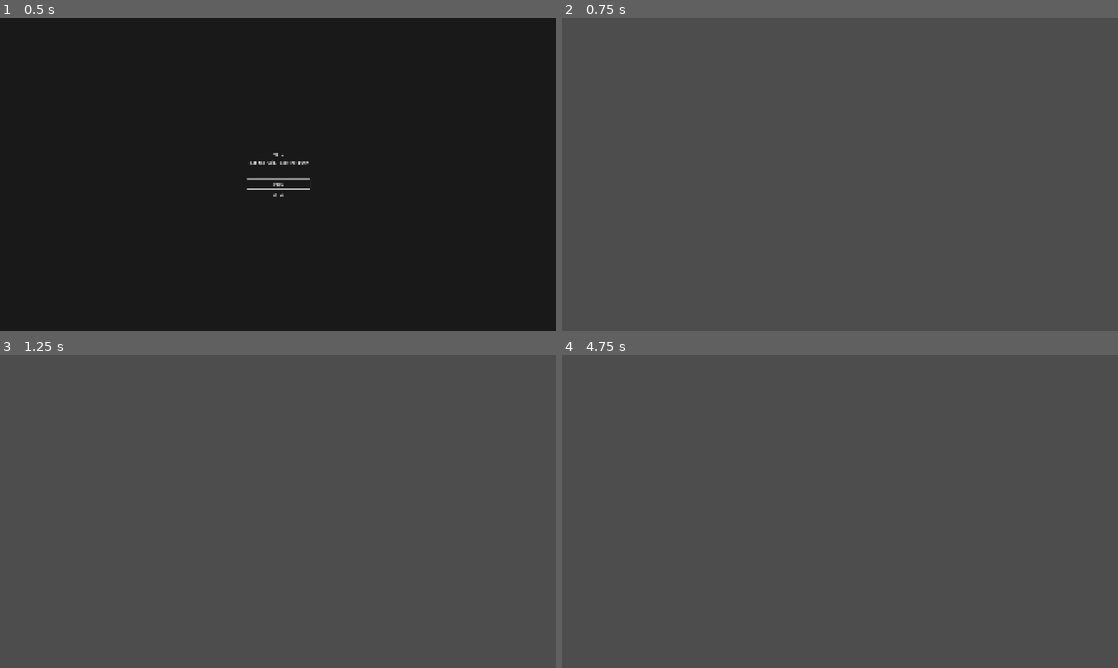
Above: before the commit, frames 1-4 (two rows, left to right).
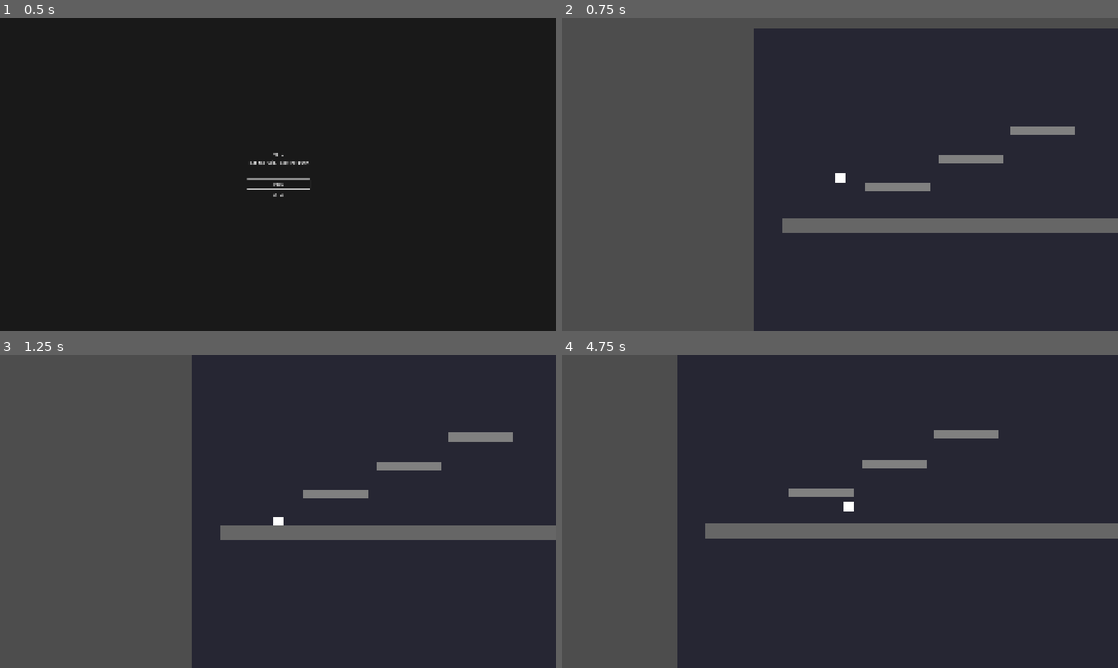
Above: after the commit, the same moments.

Repository: JavierIslas/GGJ26
Game: Godot game, scene res://scenes/main_menu.tscn
Same seed, same stepped clock (60 frames per second), same inputs: the game is played once before the commit and once after it.
Inputs:
- Up to frame 1 (0.5 s): no input
- Up to frame 2 (0.75 s): click "Play" at 0.5 s
- Up to frame 3 (1.25 s): no input
- Up to frame 4 (4.75 s): hold D (move_right) 1.28-2.78 s; tap Space (jump) at 1.52, 2.27, 3.77, 4.52 s; hold A (move_left) 2.78-3.53 s; hold D (move_right) from 3.53 s (still down)

Frame 1 is identical in both runs. In frame 2, 63% of the frame differs, in the area x 34-100%, y 3-100%; in frame 3, 66%; in frame 4, 79%, in the area x 20-100%, y 0-100%.

Commit message:
feat: Add simplified test level without TileMap
- Created test_level_simple.tscn with StaticBody2D platforms
- Uses simple Sprite2D for visual representation
- Includes floor, 3 platforms at different heights, side walls
- Background ColorRect for visual context
- Updated main_menu.gd to load simplified level

This approach is faster for prototyping in a Game Jam
vs configuring complex TileSet/TileMap.

TileMap can be added later for Level 1-3 with proper art.

Co-Authored-By: Claude Sonnet 4.5 <noreply@anthropic.com>

Diff:
--- a/project.godot
+++ b/project.godot
@@ -26,7 +26,6 @@
 window/size/viewport_width=1920
 window/size/viewport_height=1080
 window/size/mode=2
-window/size/resizable=true
 window/stretch/mode="canvas_items"
 
 [input]
--- a/scenes/characters/player.tscn
+++ b/scenes/characters/player.tscn
@@ -1,21 +1,20 @@
-[gd_scene load_steps=3 format=3 uid="uid://player_001"]
+[gd_scene load_steps=4 format=3 uid="uid://bubhj7r567uy1"]
 
-[ext_resource type="Script" path="res://scripts/core/player_controller.gd" id="1"]
+[ext_resource type="Script" uid="uid://cm8tvgaokhjyk" path="res://scripts/core/player_controller.gd" id="1"]
+[ext_resource type="Texture2D" uid="uid://clrw62xcbpj7r" path="res://assets/sprites/placeholder/PLACEHOLDER_player.png" id="2_yewv4"]
 
 [sub_resource type="RectangleShape2D" id="RectangleShape2D_1"]
 size = Vector2(28, 30)
 
 [node name="Player" type="CharacterBody2D"]
 collision_layer = 2
-collision_mask = 1
 script = ExtResource("1")
 
 [node name="CollisionShape2D" type="CollisionShape2D" parent="."]
 shape = SubResource("RectangleShape2D_1")
 
 [node name="Sprite2D" type="Sprite2D" parent="."]
-modulate = Color(1, 1, 1, 1)
-texture = null
+texture = ExtResource("2_yewv4")
 
 [node name="AnimationPlayer" type="AnimationPlayer" parent="."]
 
@@ -29,4 +28,3 @@
 
 [node name="Camera2D" type="Camera2D" parent="."]
 position_smoothing_enabled = true
-position_smoothing_speed = 5.0
--- a/scenes/levels/test_level.tscn
+++ b/scenes/levels/test_level.tscn
@@ -1,21 +1,23 @@
-[gd_scene load_steps=4 format=3 uid="uid://test_level_001"]
+[gd_scene load_steps=6 format=3 uid="uid://dqsr6fw1kla1v"]
 
-[ext_resource type="PackedScene" uid="uid://player_001" path="res://scenes/characters/player.tscn" id="1"]
+[ext_resource type="PackedScene" uid="uid://bubhj7r567uy1" path="res://scenes/characters/player.tscn" id="1"]
 
-[sub_resource type="TileSetAtlasSource" id="TileSetAtlasSource_1"]
-texture_region_size = Vector2i(32, 32)
+[sub_resource type="TileSet" id="TileSet_jbqir"]
+tile_size = Vector2i(32, 32)
 
-[sub_resource type="TileSet" id="TileSet_1"]
-tile_size = Vector2i(32, 32)
-physics_layer_0/collision_layer = 1
-physics_layer_0/collision_mask = 0
-sources/0 = SubResource("TileSetAtlasSource_1")
+[sub_resource type="RectangleShape2D" id="RectangleShape2D_jbqir"]
+size = Vector2(1500, 50)
+
+[sub_resource type="RectangleShape2D" id="RectangleShape2D_yautc"]
+size = Vector2(150, 20)
+
+[sub_resource type="RectangleShape2D" id="RectangleShape2D_fr1um"]
+size = Vector2(150, 20)
 
 [node name="TestLevel" type="Node2D"]
 
-[node name="TileMap" type="TileMap" parent="."]
-tile_set = SubResource("TileSet_1")
-format = 2
+[node name="TileMapLayer" type="TileMapLayer" parent="."]
+tile_set = SubResource("TileSet_jbqir")
 
 [node name="Player" parent="." instance=ExtResource("1")]
 position = Vector2(100, 400)
@@ -27,13 +29,16 @@
 
 [node name="Floor" type="CollisionShape2D" parent="WorldBounds"]
 position = Vector2(750, 580)
+shape = SubResource("RectangleShape2D_jbqir")
 
 [node name="Platform1" type="StaticBody2D" parent="."]
 position = Vector2(400, 400)
 
 [node name="CollisionShape2D" type="CollisionShape2D" parent="Platform1"]
+shape = SubResource("RectangleShape2D_yautc")
 
 [node name="Platform2" type="StaticBody2D" parent="."]
 position = Vector2(700, 300)
 
 [node name="CollisionShape2D" type="CollisionShape2D" parent="Platform2"]
+shape = SubResource("RectangleShape2D_fr1um")
--- /dev/null
+++ b/scenes/levels/test_level_simple.tscn
@@ -0,0 +1,87 @@
+[gd_scene load_steps=4 format=3 uid="uid://test_level_simple"]
+
+[ext_resource type="PackedScene" uid="uid://bubhj7r567uy1" path="res://scenes/characters/player.tscn" id="1"]
+[ext_resource type="Texture2D" uid="uid://clrw62xcbpj7r" path="res://assets/sprites/placeholder/PLACEHOLDER_player.png" id="2"]
+
+[sub_resource type="RectangleShape2D" id="floor_shape"]
+size = Vector2(1500, 50)
+
+[node name="TestLevel" type="Node2D"]
+
+[node name="Background" type="ColorRect" parent="."]
+offset_left = -100.0
+offset_top = -100.0
+offset_right = 1900.0
+offset_bottom = 1180.0
+color = Color(0.15, 0.15, 0.2, 1)
+
+[node name="Player" parent="." instance=ExtResource("1")]
+position = Vector2(200, 400)
+
+[node name="SpawnPoint" type="Marker2D" parent="." groups=["spawn_point"]]
+position = Vector2(200, 400)
+
+[node name="Platforms" type="Node2D" parent="."]
+
+[node name="Floor" type="StaticBody2D" parent="Platforms"]
+position = Vector2(750, 580)
+
+[node name="CollisionShape2D" type="CollisionShape2D" parent="Platforms/Floor"]
+shape = SubResource("floor_shape")
+
+[node name="Sprite2D" type="Sprite2D" parent="Platforms/Floor"]
+modulate = Color(0.4, 0.4, 0.4, 1)
+scale = Vector2(46.875, 1.5625)
+texture = ExtResource("2")
+
+[node name="Platform1" type="StaticBody2D" parent="Platforms"]
+position = Vector2(400, 450)
+
+[node name="CollisionShape2D" type="CollisionShape2D" parent="Platforms/Platform1"]
+shape = SubResource("floor_shape")
+scale = Vector2(0.15, 0.6)
+
+[node name="Sprite2D" type="Sprite2D" parent="Platforms/Platform1"]
+modulate = Color(0.5, 0.5, 0.5, 1)
+scale = Vector2(7.0, 0.9)
+texture = ExtResource("2")
+
+[node name="Platform2" type="StaticBody2D" parent="Platforms"]
+position = Vector2(650, 350)
+
+[node name="CollisionShape2D" type="CollisionShape2D" parent="Platforms/Platform2"]
+shape = SubResource("floor_shape")
+scale = Vector2(0.15, 0.6)
+
+[node name="Sprite2D" type="Sprite2D" parent="Platforms/Platform2"]
+modulate = Color(0.5, 0.5, 0.5, 1)
+scale = Vector2(7.0, 0.9)
+texture = ExtResource("2")
+
+[node name="Platform3" type="StaticBody2D" parent="Platforms"]
+position = Vector2(900, 250)
+
+[node name="CollisionShape2D" type="CollisionShape2D" parent="Platforms/Platform3"]
+shape = SubResource("floor_shape")
+scale = Vector2(0.15, 0.6)
+
+[node name="Sprite2D" type="Sprite2D" parent="Platforms/Platform3"]
+modulate = Color(0.5, 0.5, 0.5, 1)
+scale = Vector2(7.0, 0.9)
+texture = ExtResource("2")
+
+[node name="WallLeft" type="StaticBody2D" parent="Platforms"]
+position = Vector2(50, 300)
+
+[node name="CollisionShape2D" type="CollisionShape2D" parent="Platforms/WallLeft"]
+shape = SubResource("floor_shape")
+rotation = 1.5708
+scale = Vector2(0.2, 0.1)
+
+[node name="WallRight" type="StaticBody2D" parent="Platforms"]
+position = Vector2(1450, 300)
+
+[node name="CollisionShape2D" type="CollisionShape2D" parent="Platforms/WallRight"]
+shape = SubResource("floor_shape")
+rotation = 1.5708
+scale = Vector2(0.2, 0.1)
--- a/scripts/ui/main_menu.gd
+++ b/scripts/ui/main_menu.gd
@@ -11,8 +11,8 @@
 	# Reiniciar estado del GameManager
 	GameManager.reset_game()
 
-	# Cargar nivel de prueba (cambiar a level_01 cuando esté listo)
-	get_tree().change_scene_to_file("res://scenes/levels/test_level.tscn")
+	# Cargar nivel de prueba simple (sin TileMap)
+	get_tree().change_scene_to_file("res://scenes/levels/test_level_simple.tscn")
 
 func _on_quit_button_pressed() -> void:
 	get_tree().quit()
Binary file added: assets/sprites/placeholder/PLACEHOLDER_player.png
Not shown, added: scripts/autoloads/audio_manager.gd.uid
Not shown, added: scripts/autoloads/game_manager.gd.uid
Not shown, added: scripts/core/player_controller.gd.uid
Not shown, added: scripts/ui/main_menu.gd.uid
